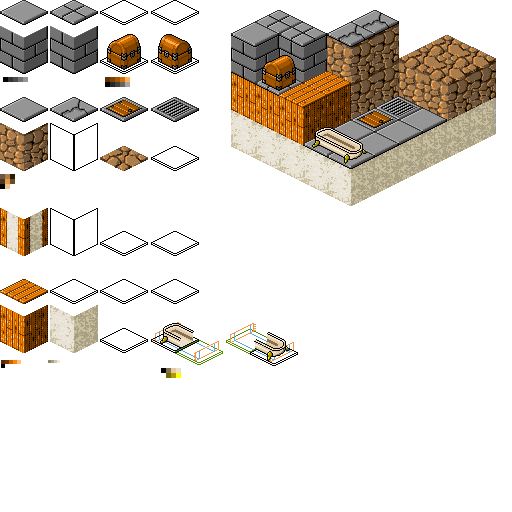
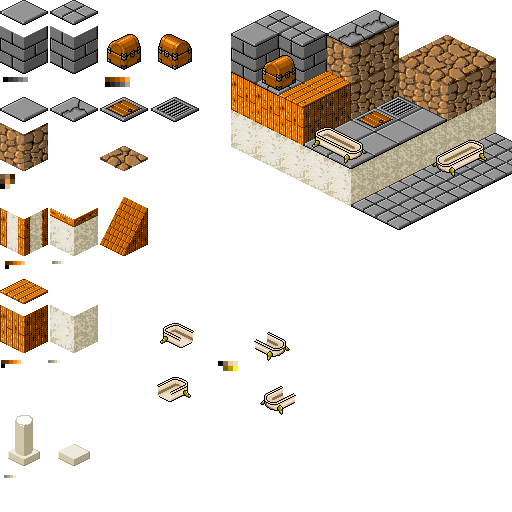
The second (512, 512) image is a revision of the first. Changes to its layers:
painted on "testing" over left=4, top=0, right=512, bottom=478
painted on "sprites" over left=4, top=0, right=512, bottom=478
hid "patters", painted on it over left=4, top=0, right=448, bottom=478
renamed "Layer 21(pasted)" to "green", hid it, moved it above "black", painted on it over left=4, top=0, right=512, bottom=478
removed layer "Layer 20(pasted)" over left=5, top=123, right=114, bottom=304
